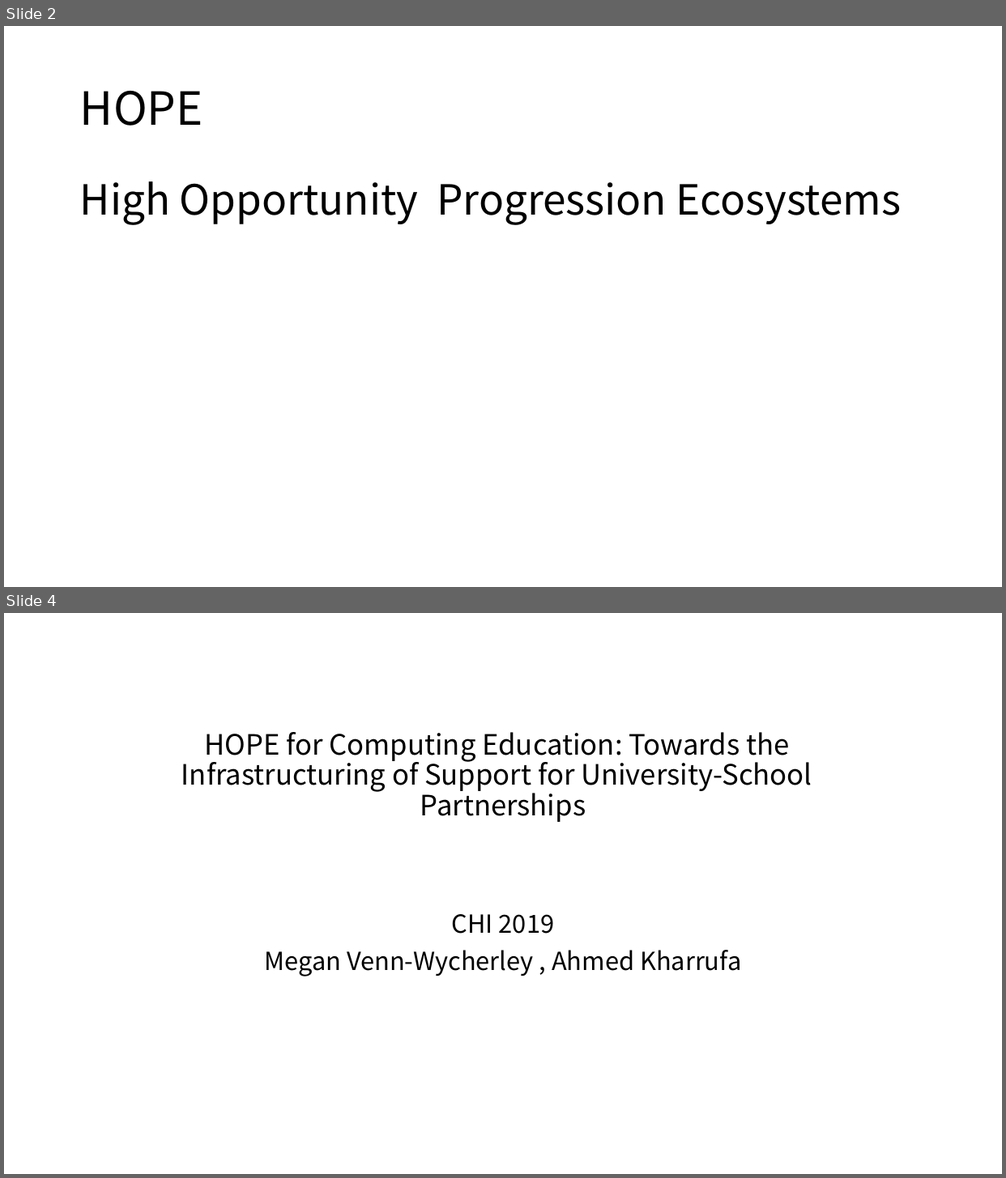
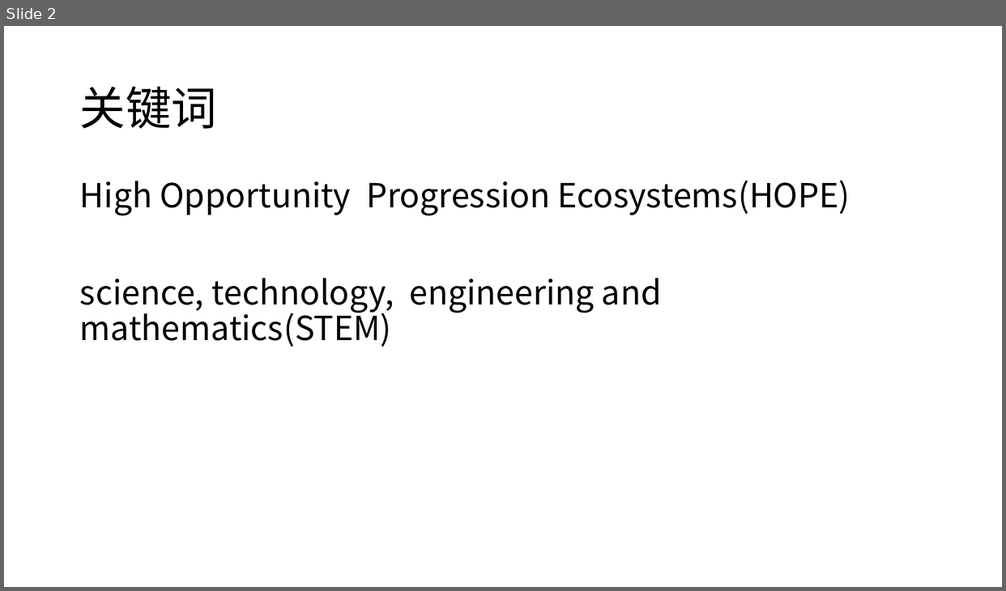
Before and after one commit to twesix/paper-notes, a slide deck: 201905/5-25分享.pptx. Shown one above the other, each under a label of ours: slides 2 and 4 before the commit, slide 2 after it; the slides between them are not shown. The pictures are 1006x1178 and 1006x591 pixels, drawn with LibreOffice and Linux fonts; fonts in the diff are those of the drawing. Boxes give left, top, right and bottom in pixels: in the first picture for what was removed or moved away, otherwise in the second. Text is boxed around its words. In the diff, an @@ line names an element or a change of style, - is before the commit and + after.

```diff
--- a/201905/5-25分享.pptx
+++ b/201905/5-25分享.pptx
@@ slide 4 removed at box(4, 613, 1002, 1174), background #FFFFFF @@
@@ title removed at box(181, 732, 812, 822) @@
-HOPE for Computing Education: Towards the
-Infrastructuring of Support for University-School
-Partnerships
@@ subtitle removed at box(265, 914, 741, 977) @@
-CHI 2019
-Megan Venn-Wycherley , Ahmed Kharrufa
@@ slide 2 changed as well @@
@@ title at box(80, 86, 217, 129): text changed @@
-HOPE
+关键词
@@ text at box(80, 180, 850, 347): text changed; size 40 to 32 pt @@
-High Opportunity Progression Ecosystems
+High Opportunity Progression Ecosystems(HOPE)
+science, technology, engineering and mathematics(STEM)
```
Also in this commit, not shown: 1 other slide changed, 10 slides added, 1 other slide removed, 1 other file.
